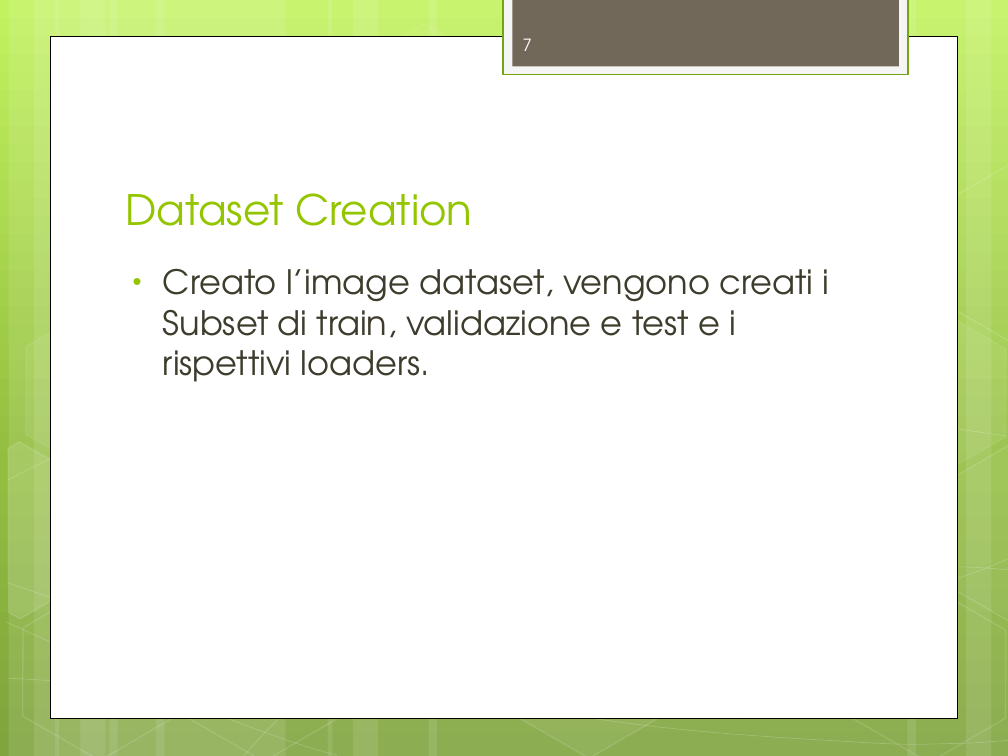
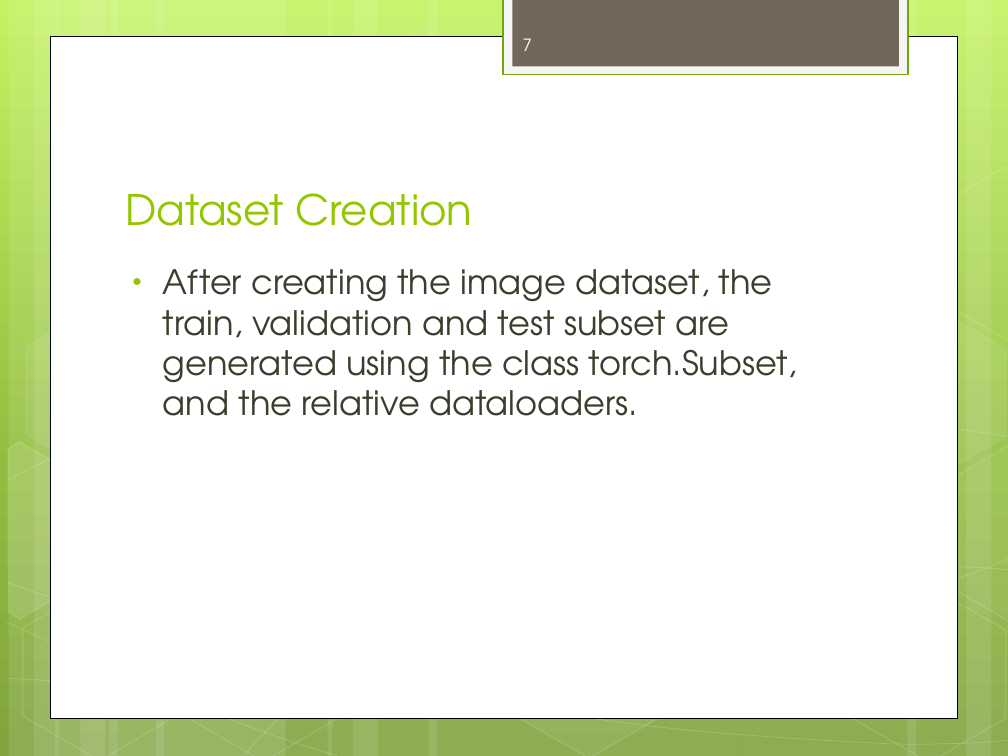
Before and after one commit to RaiMar96/AdversarialAttacksAndInterpretability-covid-chestxray-, a slide deck: slide 7 of docs/ProjectOverview.pptx. Drawn at 1008x756 pixels with LibreOffice and Linux fonts; fonts in the diff are those of the drawing. Boxes give left, top, right and bottom in pixels: in the first picture for what was removed or moved away, otherwise in the second. Text is boxed around its words. In the diff, an @@ line names an element or a change of style, - is before the commit and + after.

```diff
--- a/docs/ProjectOverview.pptx
+++ b/docs/ProjectOverview.pptx
@@ text at (x1=163, y1=269, x2=797, y2=416): text changed @@
-• Creato l’image dataset, vengono creati i Subset di train, validazione e test e i rispettivi loaders.
+• After creating the image dataset, the train, validation and test subset are generated using the class torch.Subset, and the relative dataloaders.
```
Also in this commit, not shown: 10 other slides changed, 2 slides added, 1 slide removed, 1 other file.
